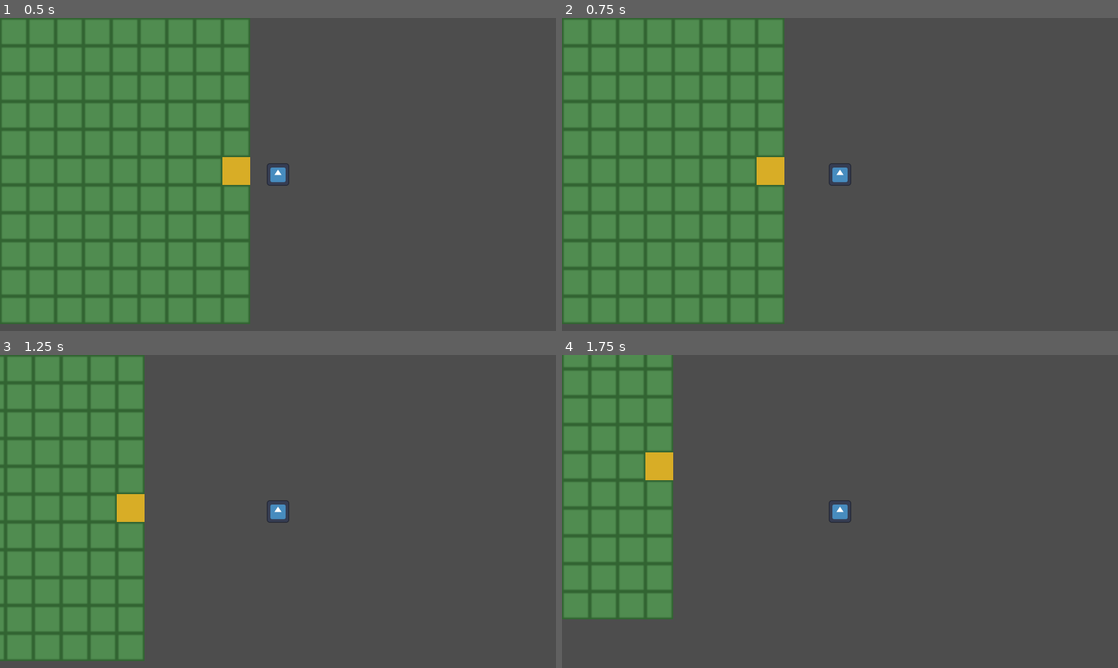
Above: before the commit, frames 1-4 (two rows, left to right).
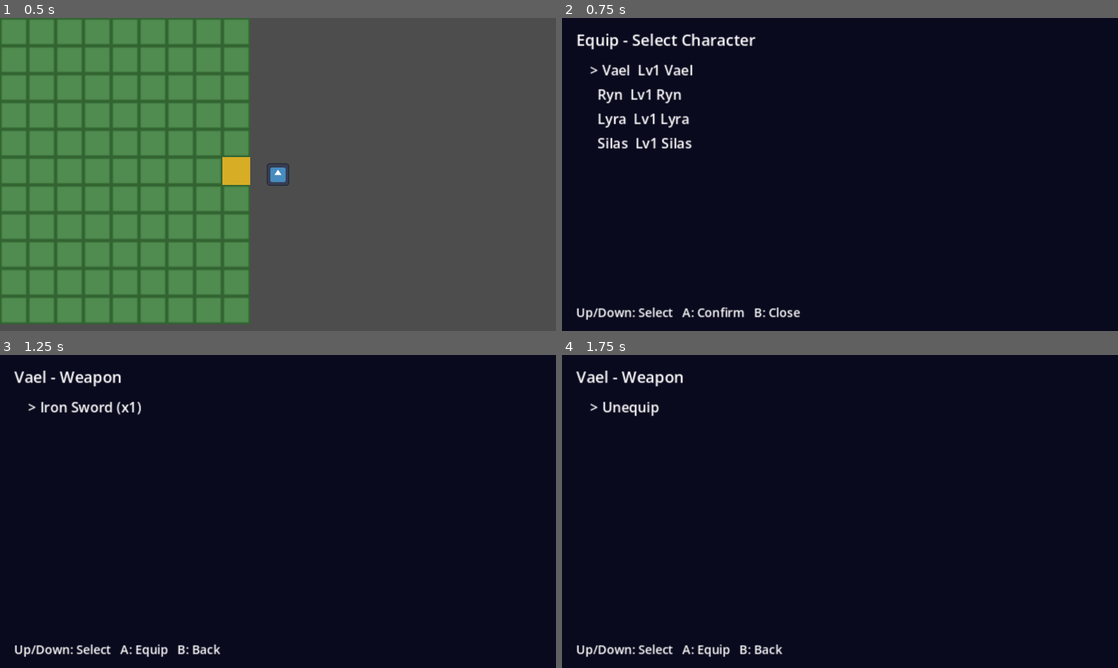
Above: after the commit, the same moments.

Repository: corytomlinson-oss/project_divine_light
Game: Godot game, scene res://scenes/overworld/Overworld.tscn
The game is run twice, just before and just after one commit, with the same random seed, the same clock (stepped at 60 frames per second) and the same inputs. The engine's default icon, where the game draws it, is replaced by a stand-in: a white triangle on a blue panel in a dark square.
Inputs:
- Up to frame 1 (0.5 s): no input
- Up to frame 2 (0.75 s): tap Enter (ui_accept) at 0.5 s; hold Right (ui_right) from 0.53 s (still down); tap E at 0.6 s
- Up to frame 3 (1.25 s): keep holding Right (ui_right); tap Enter (ui_accept) at 0.77, 0.8, 1.07 s
- Up to frame 4 (1.75 s): release Right (ui_right) at 1.28 s; hold Down (ui_down) from 1.28 s (still down); tap Enter (ui_accept) at 1.35, 1.52 s; tap E at 1.55 s

Frame 1 is identical in both runs. In frame 2, 100% of the frame differs, in the area x 0-100%, y 0-100%; in frame 3, 100%; in frame 4, 100%.

Commit message:
Milestone 15: Equipment & gear
Five slots per character (Weapon/Armor/Helmet/Gloves/Accessory) on a new
Combatant.equipment dict. Stat bonuses apply by directly adding/
subtracting from the character's own atk/defense/int_stat/res_stat/agi/
max_hp/max_mp fields on equip/unequip (scripts/systems/Equipment.gd, new
class_name Equipment) rather than a separate bonus layer read at every
formula site - every existing combat formula already reads those fields,
so gear flows through for free without touching ~40 call sites, the same
way level-up gains already do. Weapon/Armor/Helmet/Gloves are
class-locked; Accessories are universal, per the design doc.

Full Set Bonus: Equipment.has_set_bonus() checks whether Armor+Helmet+
Gloves+Accessory are all equipped and share a set_id. One real bonus is
wired up end to end - Vael's Holy Guardian Set ("all buff skills last 1
extra round") now actually extends Guard/Fortify/Divine Shield/Battle
Hymn from 2 to 3 rounds. The other 11 sets in the design doc are
documented but not mechanically implemented, since there's no real loot
to award them through until Act I/II content exists.

New equip screen (scenes/equip/Equip.tscn) is the game's first
overworld-accessible UI - opened with E from Player.gd, so it works from
both the overworld and dungeons since Player.gd is already shared.
Character select -> slot list -> item picker, same visual/input
conventions as Battle's existing menus. Deliberately not the full
"B = main menu" shell from the design doc's controller mapping -
Formation/Inventory/Party-status screens don't exist yet either, so this
is a single-purpose key straight to the one screen that exists.

Starter placeholder gear (one weapon per class, Vael's full Holy Guardian
Set, one universal accessory) seeded into GameManager.inventory so the
system is testable without a shop/loot system. Equipment round-trips
through save/load alongside everything else.

Playtest found the buff duration still showing 2 rounds after equipping
gear. Traced with a full-pipeline integration test (equip via the real
flow -> fresh Battle instance, confirmed same object reference -> actual
_do_skill() call -> check the displayed message) and the underlying
set-bonus/buff-duration logic was never actually broken. Real cause: the
equip screen only ever announced the set once fully complete, with zero
feedback at 1-3 pieces equipped - easy to end up a piece short (especially
the universal accessory landing on the wrong character by accident)
with no explanation why the bonus wasn't active. Fixed by showing live
"X/4 equipped" progress and tagging set pieces in the item list with
their set name.

Co-Authored-By: Claude Sonnet 5 <noreply@anthropic.com>

Diff:
--- /dev/null
+++ b/divine-light/scenes/equip/Equip.tscn
@@ -0,0 +1,43 @@
+[gd_scene format=4]
+
+[ext_resource type="Script" path="res://scripts/equip/Equip.gd" id="1_equip"]
+
+[node name="Equip" type="Node2D"]
+script = ExtResource("1_equip")
+
+[node name="Background" type="ColorRect" parent="."]
+offset_right = 320.0
+offset_bottom = 180.0
+color = Color(0.04, 0.04, 0.12, 1)
+
+[node name="TitleLabel" type="Label" parent="."]
+offset_left = 8.0
+offset_top = 6.0
+offset_right = 312.0
+offset_bottom = 18.0
+theme_override_font_sizes/font_size = 9
+text = "Equip"
+
+[node name="OptionList" type="VBoxContainer" parent="."]
+offset_left = 16.0
+offset_top = 24.0
+offset_right = 312.0
+offset_bottom = 100.0
+theme_override_constants/separation = 2
+
+[node name="StatsLabel" type="Label" parent="."]
+offset_left = 8.0
+offset_top = 108.0
+offset_right = 312.0
+offset_bottom = 150.0
+theme_override_font_sizes/font_size = 8
+autowrap_mode = 3
+text = ""
+
+[node name="HelpLabel" type="Label" parent="."]
+offset_left = 8.0
+offset_top = 164.0
+offset_right = 312.0
+offset_bottom = 178.0
+theme_override_font_sizes/font_size = 7
+text = ""
--- a/divine-light/scripts/battle/Battle.gd
+++ b/divine-light/scripts/battle/Battle.gd
@@ -835,10 +835,11 @@
 
 		"guard":
 			var target: Combatant = _get_ally_target(member, skill)
+			var rounds: int = _buff_duration(member, 2)
 			target.def_buff = int(power)
-			target.def_buff_rounds = 2
-			_update_ui()
-			message_label.text = "%s uses %s on %s!\nDEF +%d for 2 rounds!" % [member.display_name, skill["name"], target.display_name, power]
+			target.def_buff_rounds = rounds
+			_update_ui()
+			message_label.text = "%s uses %s on %s!\nDEF +%d for %d rounds!" % [member.display_name, skill["name"], target.display_name, power, rounds]
 
 		"taunt":
 			member.taunt_rounds = 1
@@ -846,28 +847,31 @@
 			message_label.text = "%s taunts!\nAll enemies must attack %s!" % [member.display_name, member.display_name]
 
 		"fortify":
+			var rounds: int = _buff_duration(member, 2)
 			for ally in _party:
 				if ally.is_alive():
 					ally.def_buff = maxi(ally.def_buff, int(power))
-					ally.def_buff_rounds = 2
-			_update_ui()
-			message_label.text = "%s uses %s!\nAll allies gain DEF for 2 rounds!" % [member.display_name, skill["name"]]
+					ally.def_buff_rounds = rounds
+			_update_ui()
+			message_label.text = "%s uses %s!\nAll allies gain DEF for %d rounds!" % [member.display_name, skill["name"], rounds]
 
 		"divine_shield":
+			var rounds: int = _buff_duration(member, 2)
 			for ally in _party:
 				if ally.is_alive() and ally.row == member.row:
 					ally.def_buff = maxi(ally.def_buff, int(power))
-					ally.def_buff_rounds = 2
-			_update_ui()
-			message_label.text = "%s raises %s!\n%s row DEF increased for 2 rounds!" % [member.display_name, skill["name"], member.row.capitalize()]
+					ally.def_buff_rounds = rounds
+			_update_ui()
+			message_label.text = "%s raises %s!\n%s row DEF increased for %d rounds!" % [member.display_name, skill["name"], member.row.capitalize(), rounds]
 
 		"battle_hymn":
+			var rounds: int = _buff_duration(member, 2)
 			for ally in _party:
 				if ally.is_alive():
 					ally.atk_buff = maxi(ally.atk_buff, int(power))
-					ally.atk_buff_rounds = 2
-			_update_ui()
-			message_label.text = "%s sings %s!\nAll allies gain ATK for 2 rounds!" % [member.display_name, skill["name"]]
+					ally.atk_buff_rounds = rounds
+			_update_ui()
+			message_label.text = "%s sings %s!\nAll allies gain ATK for %d rounds!" % [member.display_name, skill["name"], rounds]
 
 		"consecrate":
 			var alive_enemies: Array = _enemies.filter(func(e): return e.is_alive())
@@ -1376,6 +1380,17 @@
 	enemy.boss_phase += 1
 	enemy.atk += 6
 	return "%s enters a new phase! Its attacks grow fiercer!\n" % enemy.display_name
+
+
+## Milestone 15's one wired-up Full Set Bonus: Vael's Holy Guardian Set
+## ("all buff skills last 1 extra round"). The other 11 sets in the design
+## doc each change a different, specific skill's behavior and aren't
+## implemented yet - add a check here (or a similarly-named helper) when
+## each one is actually needed, same pattern as this one.
+func _buff_duration(caster: Combatant, base_rounds: int) -> int:
+	if Equipment.has_set_bonus(caster, "holy_guardian"):
+		return base_rounds + int(Equipment.SET_BONUSES["holy_guardian"]["buff_duration_bonus"])
+	return base_rounds
 
 
 func _tick_buffs() -> void:
--- a/divine-light/scripts/battle/Combatant.gd
+++ b/divine-light/scripts/battle/Combatant.gd
@@ -54,6 +54,7 @@
 var is_boss: bool = false
 var boss_phase: int = 0
 var phase_hp_thresholds: Array = []
+var equipment: Dictionary = {"weapon": "", "armor": "", "helmet": "", "gloves": "", "accessory": ""}
 
 
 func _init(p_name: String, p_hp: int, p_atk: int, p_def: int, p_agi: int,
@@ -150,6 +151,7 @@
 		"row": row,
 		"stance": stance,
 		"is_ko": is_ko,
+		"equipment": equipment.duplicate(),
 	}
 
 
@@ -171,3 +173,6 @@
 	row = String(data.get("row", row))
 	stance = String(data.get("stance", stance))
 	is_ko = bool(data.get("is_ko", is_ko))
+	var saved_equipment: Dictionary = data.get("equipment", {})
+	for slot in equipment.keys():
+		equipment[slot] = String(saved_equipment.get(slot, ""))
--- /dev/null
+++ b/divine-light/scripts/equip/Equip.gd
@@ -0,0 +1,171 @@
+extends Node2D
+
+# Milestone 15's equip screen. First overworld-accessible UI (opened via a
+# dedicated key from Player.gd, works from both Overworld and dungeons since
+# Player.gd is shared) - deliberately NOT the full "B = main menu" shell the
+# design doc's controller mapping describes, since Formation/Inventory/Party
+# status screens don't exist yet either. Just this one screen for now.
+
+enum MenuState { CHARACTER_SELECT, SLOT_SELECT, ITEM_SELECT }
+
+var _state: MenuState = MenuState.CHARACTER_SELECT
+var _cursor: int = 0
+var _member_index: int = 0
+var _slot: String = ""
+var _item_options: Array = []  # item names; "" means "Unequip"
+
+@onready var title_label: Label = $TitleLabel
+@onready var stats_label: Label = $StatsLabel
+@onready var help_label: Label = $HelpLabel
+@onready var option_list: VBoxContainer = $OptionList
+
+var _option_labels: Array = []
+
+
+func _ready() -> void:
+	for i in 5:
+		var label := Label.new()
+		label.add_theme_font_size_override("font_size", 8)
+		option_list.add_child(label)
+		_option_labels.append(label)
+	_update_ui()
+
+
+func _process(_delta: float) -> void:
+	match _state:
+		MenuState.CHARACTER_SELECT:
+			_handle_list_input(GameManager.party.size(), _confirm_character, _exit_to_map)
+		MenuState.SLOT_SELECT:
+			_handle_list_input(Equipment.SLOTS.size(), _confirm_slot, _back_to_character_select)
+		MenuState.ITEM_SELECT:
+			_handle_list_input(_item_options.size(), _confirm_item, _back_to_slot_select)
+
+
+func _handle_list_input(count: int, on_confirm: Callable, on_cancel: Callable) -> void:
+	if Input.is_action_just_pressed("ui_cancel"):
+		on_cancel.call()
+		return
+	if count == 0:
+		return
+	if Input.is_action_just_pressed("ui_down"):
+		_cursor = (_cursor + 1) % count
+		_update_ui()
+	elif Input.is_action_just_pressed("ui_up"):
+		_cursor = (_cursor - 1 + count) % count
+		_update_ui()
+	elif Input.is_action_just_pressed("ui_accept"):
+		on_confirm.call()
+
+
+func _confirm_character() -> void:
+	_member_index = _cursor
+	_cursor = 0
+	_state = MenuState.SLOT_SELECT
+	_update_ui()
+
+
+func _back_to_character_select() -> void:
+	_cursor = _member_index
+	_state = MenuState.CHARACTER_SELECT
+	_update_ui()
+
+
+func _confirm_slot() -> void:
+	_slot = Equipment.SLOTS[_cursor]
+	var member: Combatant = GameManager.party[_member_index]
+	_item_options = Equipment.equippable_items_for(member, _slot)
+	if member.equipment.get(_slot, "") != "":
+		_item_options.append("")
+	_cursor = 0
+	_state = MenuState.ITEM_SELECT
+	_update_ui()
+
+
+func _back_to_slot_select() -> void:
+	_cursor = Equipment.SLOTS.find(_slot)
+	_state = MenuState.SLOT_SELECT
+	_update_ui()
+
+
+func _confirm_item() -> void:
+	var member: Combatant = GameManager.party[_member_index]
+	var item_name: String = _item_options[_cursor]
+	if item_name == "":
+		Equipment.unequip(member, _slot)
+	else:
+		Equipment.equip(member, item_name)
+	_back_to_slot_select()
+
+
+func _exit_to_map() -> void:
+	get_tree().change_scene_to_file(GameManager.current_scene_path)
+
+
+## Shows partial progress ("2/4 equipped"), not just the fully-active state -
+## found during playtesting that only announcing the bonus once it's already
+## complete makes it easy to think a set is finished when it's actually
+## missing a piece, especially the universal accessory slot, which can end
+## up equipped on a different character by accident since nothing restricts
+## it to this one.
+func _set_progress_text(member: Combatant, set_id: String, set_name: String) -> String:
+	var count := 0
+	for slot in ["armor", "helmet", "gloves", "accessory"]:
+		var item_name: String = member.equipment.get(slot, "")
+		if item_name != "" and Equipment.DEFS.get(item_name, {}).get("set_id", "") == set_id:
+			count += 1
+	if count == 0:
+		return ""
+	var status := " - active, buffs +1 round" if count == 4 else ""
+	return "\n%s: %d/4 equipped%s" % [set_name, count, status]
+
+
+func _update_ui() -> void:
+	for label in _option_labels:
+		label.visible = false
+
+	match _state:
+		MenuState.CHARACTER_SELECT:
+			title_label.text = "Equip - Select Character"
+			stats_label.text = ""
+			help_label.text = "Up/Down: Select   A: Confirm   B: Close"
+			var party: Array = GameManager.party
+			for i in party.size():
+				var member: Combatant = party[i]
+				_option_labels[i].text = ("> " if i == _cursor else "  ") + "%s  Lv%d %s" % [member.display_name, member.level, member.char_class]
+				_option_labels[i].visible = true
+
+		MenuState.SLOT_SELECT:
+			var member: Combatant = GameManager.party[_member_index]
+			title_label.text = "%s - Equipment" % member.display_name
+			var stats_text := "ATK %d  DEF %d  INT %d  RES %d  AGI %d" % [member.atk, member.defense, member.int_stat, member.res_stat, member.agi]
+			stats_text += _set_progress_text(member, "holy_guardian", "Holy Guardian Set")
+			stats_label.text = stats_text
+			help_label.text = "Up/Down: Select   A: Confirm   B: Back"
+			for i in Equipment.SLOTS.size():
+				var slot: String = Equipment.SLOTS[i]
+				var equipped: String = member.equipment.get(slot, "")
+				var shown: String = equipped if equipped != "" else "-- empty --"
+				_option_labels[i].text = ("> " if i == _cursor else "  ") + "%s: %s" % [slot.capitalize(), shown]
+				_option_labels[i].visible = true
+
+		MenuState.ITEM_SELECT:
+			var member: Combatant = GameManager.party[_member_index]
+			title_label.text = "%s - %s" % [member.display_name, _slot.capitalize()]
+			stats_label.text = ""
+			help_label.text = "Up/Down: Select   A: Equip   B: Back"
+			if _item_options.is_empty():
+				_option_labels[0].text = "No equippable items."
+				_option_labels[0].visible = true
+			else:
+				for i in _item_options.size():
+					var item_name: String = _item_options[i]
+					var shown: String
+					if item_name == "":
+						shown = "Unequip"
+					else:
+						shown = "%s (x%d)" % [item_name, int(GameManager.inventory.get(item_name, 0))]
+						var set_id: String = Equipment.DEFS.get(item_name, {}).get("set_id", "")
+						if set_id != "":
+							shown += " [%s]" % Equipment.SET_BONUSES.get(set_id, {}).get("name", set_id)
+					_option_labels[i].text = ("> " if i == _cursor else "  ") + shown
+					_option_labels[i].visible = true
--- a/divine-light/scripts/player/Player.gd
+++ b/divine-light/scripts/player/Player.gd
@@ -15,6 +15,19 @@
 func _ready() -> void:
 	_target = position
 	_reset_encounter_counter()
+
+
+## Milestone 15's equip screen entry point. Lives here (not Overworld.gd or
+## Dungeon.gd) since Player.gd is already shared between every map scene, so
+## this works from both Overworld and dungeons for free. Not the full "B =
+## main menu" shell the design doc's controller mapping describes - there's
+## no Formation/Inventory/Party status screen to put alongside it yet, so
+## this is a single-purpose key straight to the one screen that exists.
+func _input(event: InputEvent) -> void:
+	if event is InputEventKey and event.pressed and not event.echo and event.keycode == KEY_E:
+		GameManager.pending_spawn_position = position
+		GameManager.has_pending_spawn = true
+		get_tree().change_scene_to_file("res://scenes/equip/Equip.tscn")
 
 
 func _process(delta: float) -> void:
--- /dev/null
+++ b/divine-light/scripts/systems/Equipment.gd
@@ -0,0 +1,121 @@
+class_name Equipment
+extends RefCounted
+
+# Milestone 15. Pure logic (no scene dependencies, only the GameManager
+# autoload for inventory), so it's testable headlessly. Stat bonuses are
+# applied by directly adding/subtracting from the Combatant's own stat
+# fields on equip/unequip - deliberately not a separate "equipment bonus"
+# layer, since that would mean touching every one of the ~40 existing combat
+# formula call sites to add it in. Direct mutation means every existing
+# formula already picks up gear for free, the same way it already picks up
+# level-up gains.
+
+const SLOTS: Array = ["weapon", "armor", "helmet", "gloves", "accessory"]
+
+# item name -> {slot, class ("" = universal, only ever true for accessories
+# per the design doc), stat keys (atk/def/int/res/agi/hp/mp), set_id (optional)}
+const DEFS: Dictionary = {
+	# Vael (Templar)
+	"Iron Sword":         {"slot": "weapon",    "class": "Vael", "atk": 8},
+	"Guardian Plate":     {"slot": "armor",     "class": "Vael", "def": 6, "set_id": "holy_guardian"},
+	"Guardian Helm":      {"slot": "helmet",    "class": "Vael", "def": 3, "set_id": "holy_guardian"},
+	"Guardian Gauntlets": {"slot": "gloves",    "class": "Vael", "def": 3, "set_id": "holy_guardian"},
+	"Guardian Emblem":    {"slot": "accessory", "class": "",     "res": 3, "set_id": "holy_guardian"},
+
+	# Ryn (Martial Artist)
+	"Iron Claws": {"slot": "weapon", "class": "Ryn", "atk": 6},
+	"Monk Wraps": {"slot": "armor",  "class": "Ryn", "def": 3},
+
+	# Lyra (Invoker)
+	"Apprentice Staff": {"slot": "weapon", "class": "Lyra", "atk": 3, "int": 5},
+	"Scholar's Robe":   {"slot": "armor",  "class": "Lyra", "res": 3},
+
+	# Silas (Assassin)
+	"Twin Daggers": {"slot": "weapon", "class": "Silas", "atk": 7},
+	"Leather Hood": {"slot": "helmet", "class": "Silas", "agi": 3},
+
+	# Universal (any class - accessories have no class restriction per the design doc)
+	"Traveler's Ring": {"slot": "accessory", "class": "", "agi": 2},
+}
+
+# set_id -> data describing the bonus. Only "holy_guardian" (Vael's Act I
+# set, "all buff skills last 1 extra round") is actually wired up as a real
+# mechanic - see Battle.gd's _buff_duration(). The README lists 11 more
+# (3 sets x 4 classes), each its own unique skill-behavior change; those
+# aren't implemented yet since there's no real loot to award them through
+# until Act I/II content exists. Add here + wire the actual mechanic when
+# each one is needed, same pattern as this one.
+const SET_BONUSES: Dictionary = {
+	"holy_guardian": {"name": "Holy Guardian Set", "buff_duration_bonus": 1},
+}
+
+
+static func can_equip(member: Combatant, item_name: String) -> bool:
+	var def: Dictionary = DEFS.get(item_name, {})
+	if def.is_empty():
+		return false
+	var required_class: String = def.get("class", "")
+	return required_class == "" or required_class == member.char_class
+
+
+static func equip(member: Combatant, item_name: String) -> bool:
+	if not can_equip(member, item_name):
+		return false
+	if int(GameManager.inventory.get(item_name, 0)) <= 0:
+		return false
+
+	var def: Dictionary = DEFS[item_name]
+	var slot: String = def["slot"]
+	unequip(member, slot)
+
+	GameManager.inventory[item_name] = int(GameManager.inventory[item_name]) - 1
+	if GameManager.inventory[item_name] <= 0:
+		GameManager.inventory.erase(item_name)
+
+	_apply_stats(member, def, 1)
+	member.equipment[slot] = item_name
+	member.hp = mini(member.hp, member.max_hp)
+	member.mp = mini(member.mp, member.max_mp)
+	return true
+
+
+static func unequip(member: Combatant, slot: String) -> void:
+	var item_name: String = member.equipment.get(slot, "")
+	if item_name == "":
+		return
+	_apply_stats(member, DEFS.get(item_name, {}), -1)
+	member.equipment[slot] = ""
+	GameManager.inventory[item_name] = int(GameManager.inventory.get(item_name, 0)) + 1
+	member.hp = mini(member.hp, member.max_hp)
+	member.mp = mini(member.mp, member.max_mp)
+
+
+static func _apply_stats(member: Combatant, def: Dictionary, sign: int) -> void:
+	member.atk += sign * int(def.get("atk", 0))
+	member.defense += sign * int(def.get("def", 0))
+	member.int_stat += sign * int(def.get("int", 0))
+	member.res_stat += sign * int(def.get("res", 0))
+	member.agi += sign * int(def.get("agi", 0))
+	member.max_hp += sign * int(def.get("hp", 0))
+	member.max_mp += sign * int(def.get("mp", 0))
+
+
+## True only when every one of armor/helmet/gloves/accessory is equipped and
+## shares this set_id. Weapons are deliberately excluded - "Weapons upgrade
+## independently and are not part of sets" per the design doc.
+static func has_set_bonus(member: Combatant, set_id: String) -> bool:
+	for slot in ["armor", "helmet", "gloves", "accessory"]:
+		var item_name: String = member.equipment.get(slot, "")
+		if item_name == "" or DEFS.get(item_name, {}).get("set_id", "") != set_id:
+			return false
+	return true
+
+
+## Items in inventory this member could equip into this specific slot.
+static func equippable_items_for(member: Combatant, slot: String) -> Array:
+	var result: Array = []
+	for item_name in GameManager.inventory.keys():
+		var def: Dictionary = DEFS.get(item_name, {})
+		if def.get("slot", "") == slot and int(GameManager.inventory[item_name]) > 0 and can_equip(member, item_name):
+			result.append(item_name)
+	return result
--- a/divine-light/scripts/systems/GameManager.gd
+++ b/divine-light/scripts/systems/GameManager.gd
@@ -34,6 +34,22 @@
 			"Elixir": 3,
 			"Ether": 5,
 			"Antidote": 5,
+			# Milestone 15 starter gear - placeholder test items, not real loot.
+			# The full Holy Guardian Set is included so the one wired-up set
+			# bonus (Vael's "buff skills last 1 extra round") is immediately
+			# testable without a shop/loot system, which doesn't exist yet.
+			"Iron Sword": 1,
+			"Guardian Plate": 1,
+			"Guardian Helm": 1,
+			"Guardian Gauntlets": 1,
+			"Guardian Emblem": 1,
+			"Iron Claws": 1,
+			"Monk Wraps": 1,
+			"Apprentice Staff": 1,
+			"Scholar's Robe": 1,
+			"Twin Daggers": 1,
+			"Leather Hood": 1,
+			"Traveler's Ring": 1,
 		}
 
 
Not shown, added: divine-light/scripts/equip/Equip.gd.uid
Not shown, added: divine-light/scripts/systems/Equipment.gd.uid
Not shown, changed: CLAUDE.md
Not shown, changed: README.md
